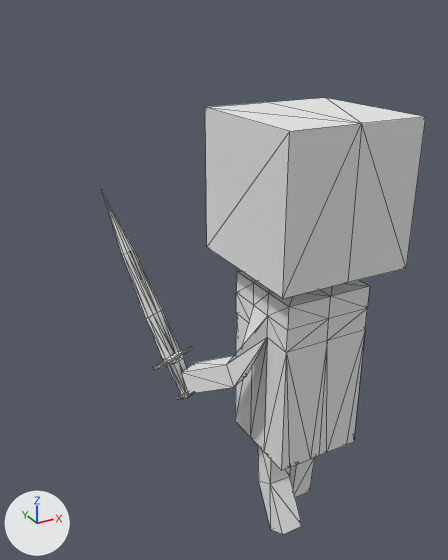
What one commit did to the OBJ model Data/Animations/AttackPlayer/attack_000009.obj.
Both versions are drawn from a 50 mm lens placed at (-0.92, -1.238, 1.162), pointed at (-0.113, 0.229, 0.428). The axes (+X, +Y, +Z) are drawn at lower left. The lights are the same throughout. Mesh edges are drawn as thin lines. Where no turn or scale is listed for an object, it has been applied to the vertices.

Names of what the first picture shows: 'Plane_Plane.002'.
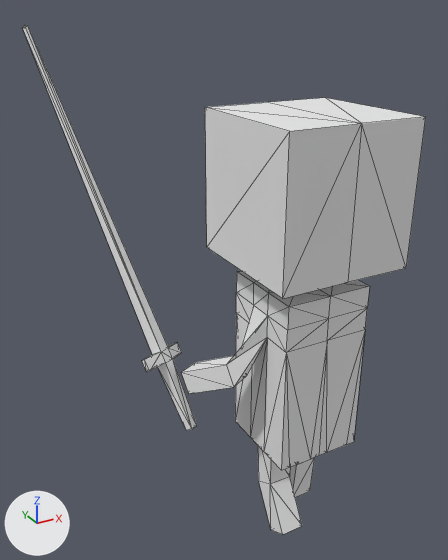
What the commit changed:
me_plane_plane_002 is used by ob_plane_plane_002; location (0.0, 0.0, 0.0).
me_plane_plane_002 had 229 vertices, 448 faces, 1 loose edge and spanned x -0.399..0.221, y -0.187..0.427, z -0.303..0.933.
me_plane_plane_002 now has 140 vertices, 268 faces and spans x -0.514..0.221, y -0.187..0.66, z -0.303..1.116.
me_plane_plane_002 part 1: a new loose piece of 24 vertices spanning x -0.514..-0.272, y 0.047..0.66, z 0.073..1.116, in mat_material (white #e7e7e7).
me_plane_plane_002 part 2: the loose piece of 113 vertices spanning x -0.399..-0.237, y 0.092..0.427, z 0.14..0.694 is deleted.

Where the change shows, as pixel boxes (x1, y1, x2, y2) in the pictures (448 x 560 px):
'Plane_Plane.002', reshaped (24% wider, 16% taller)
    before: (101, 98, 426, 534)
    after: (22, 26, 426, 534)
part 1 of me_plane_plane_002, added
    after: (22, 26, 197, 430)
part 2 of me_plane_plane_002, deleted
    before: (101, 189, 193, 400)
